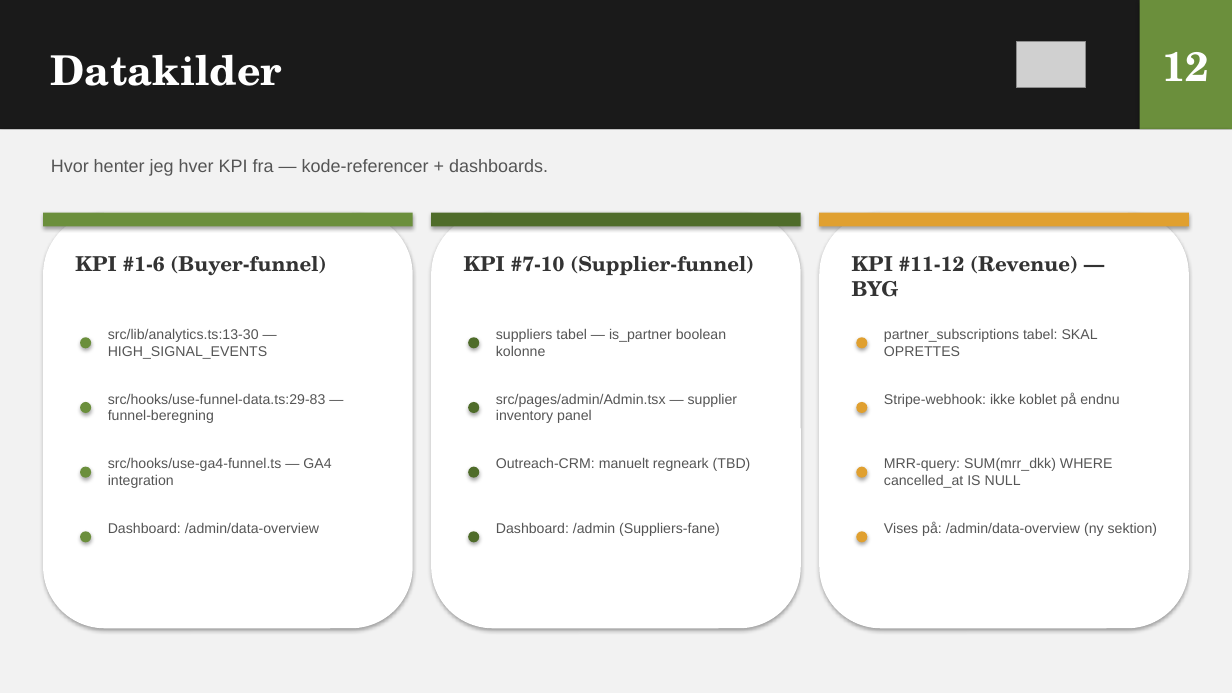
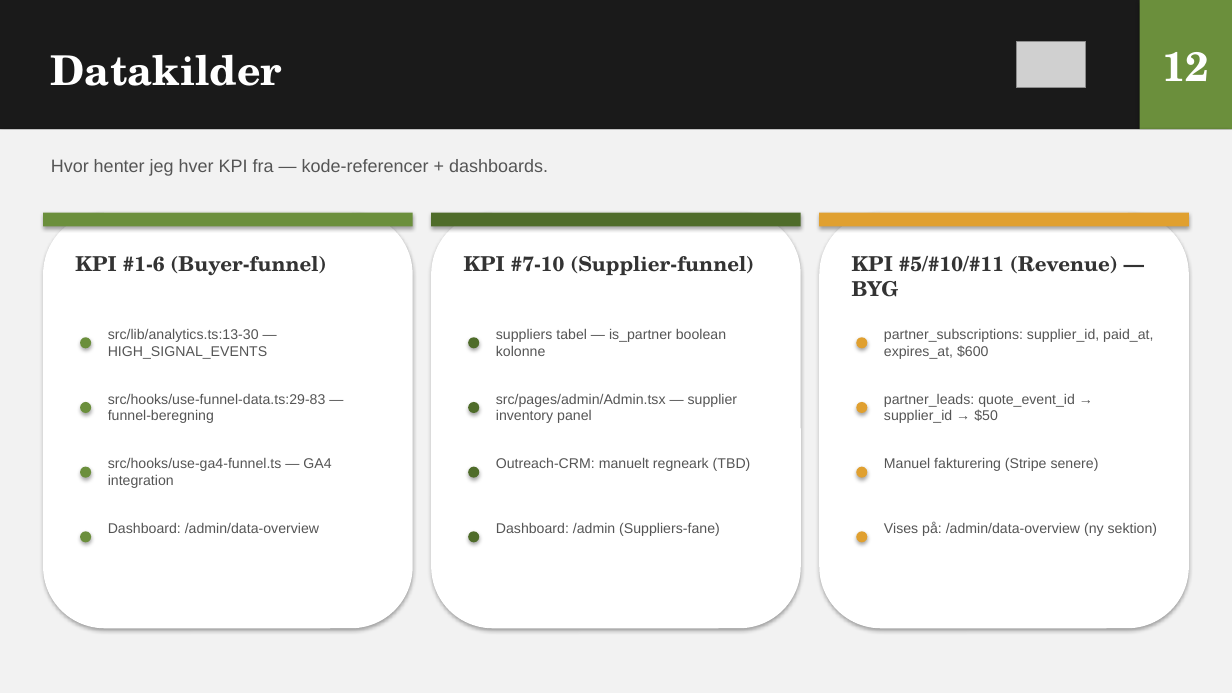
Before and after one commit to chrnymark-web/amsupplycheck, a slide deck: slide 12 of SupplyCheck_Weekly_KPI_Deck.pptx. Drawn at 1232x693 pixels with LibreOffice and Linux fonts; fonts in the diff are those of the drawing; grey boxes stand for pictures. Boxes give left, top, right and bottom in pixels: in the first picture for what was removed or moved away, otherwise in the second. Text is boxed around its words. In the diff, an @@ line names an element or a change of style, - is before the commit and + after.

```diff
--- a/SupplyCheck_Weekly_KPI_Deck.pptx
+++ b/SupplyCheck_Weekly_KPI_Deck.pptx
@@ text at box(852, 256, 1118, 297): text changed @@
-KPI #11-12 (Revenue) — BYG
+KPI #5/#10/#11 (Revenue) — BYG
@@ text at box(884, 329, 1153, 359): text changed @@
-partner_subscriptions tabel: SKAL OPRETTES
+partner_subscriptions: supplier_id, paid_at, expires_at, $600
@@ text at box(884, 394, 1075, 423): text changed @@
-Stripe-webhook: ikke koblet på endnu
+partner_leads: quote_event_id → supplier_id → $50
@@ text at box(884, 458, 1099, 471): text changed @@
-MRR-query: SUM(mrr_dkk) WHERE cancelled_at IS NULL
+Manuel fakturering (Stripe senere)
```
Also in this commit, not shown: 8 other slides changed, 1 slide added, 1 slide removed, 1 other file.
